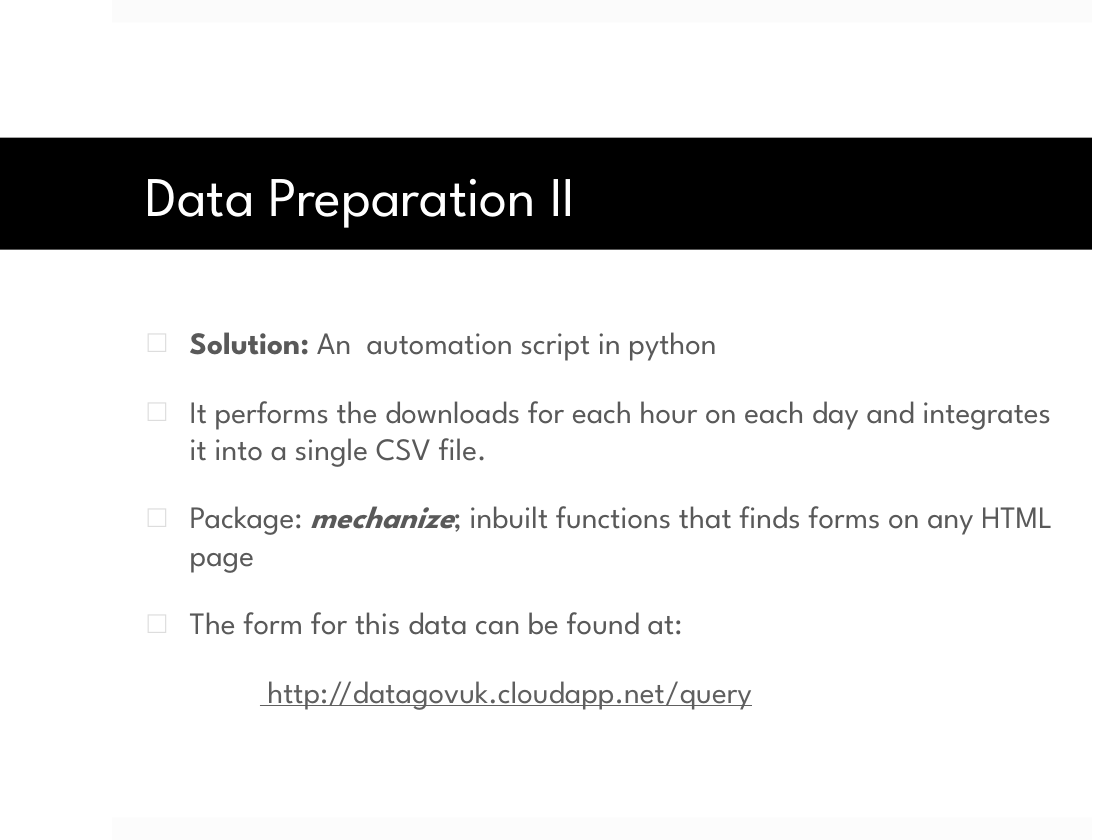
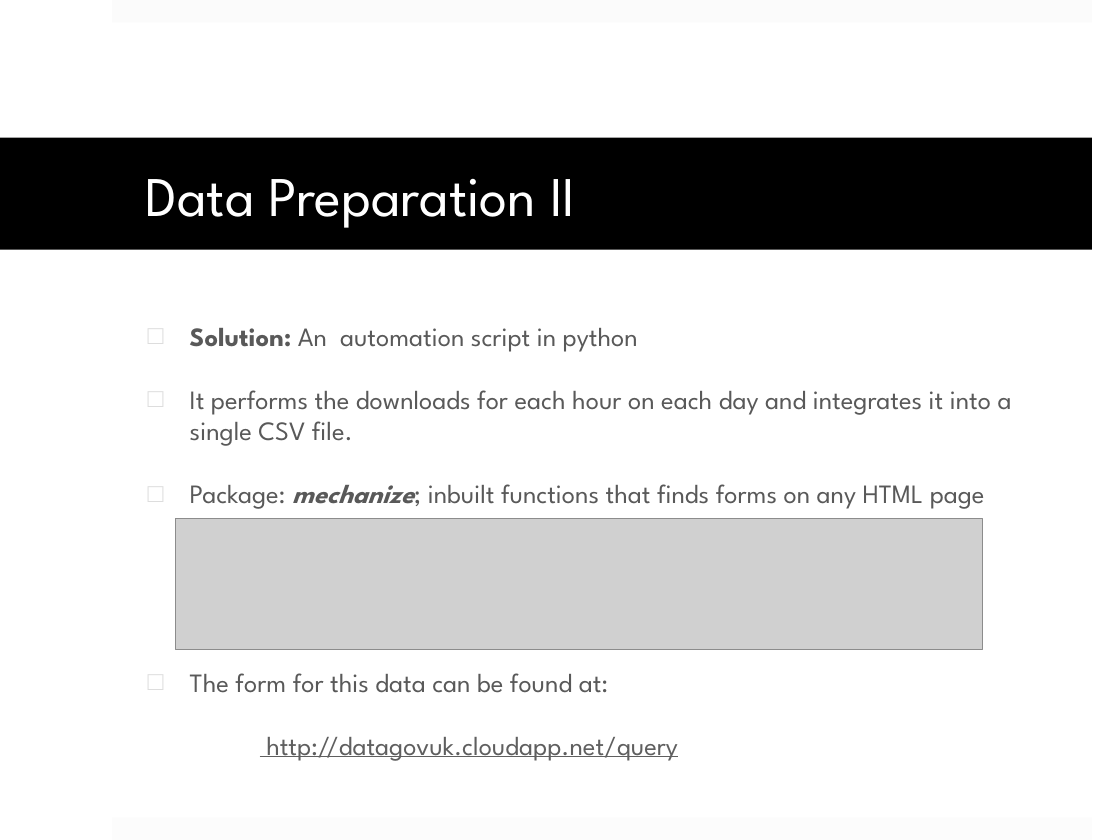
Before and after one commit to analyticsneu/CSYE7374_FinalProject, a slide deck: slide 5 of Group10_Weather_Data_Analytics/Group10_Presentation.pptx. Drawn at 1120x840 pixels with LibreOffice and Linux fonts; fonts in the diff are those of the drawing; grey boxes stand for pictures. Boxes give left, top, right and bottom in pixels: in the first picture for what was removed or moved away, otherwise in the second. Text is boxed around its words. In the diff, an @@ line names an element or a change of style, - is before the commit and + after.

```diff
--- a/Group10_Weather_Data_Analytics/Group10_Presentation.pptx
+++ b/Group10_Weather_Data_Analytics/Group10_Presentation.pptx
@@ text "Solution: An automation script in ..." at bbox=[190, 328, 1012, 761]: size 20 to 17 pt @@
@@ picture added at bbox=[176, 519, 982, 650] @@
```
Also in this commit, not shown: 2 other slides changed, 1 slide added, 1 other file.
